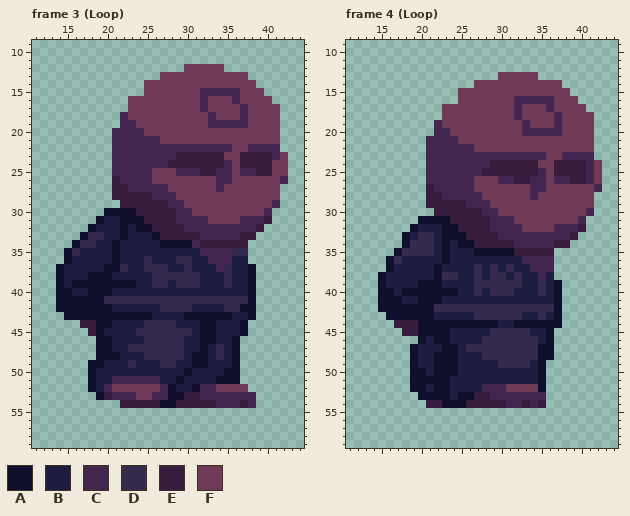
Pixel-art file, stored at platformer-jam/Sprites/char.aseprite. That is the earlier state.
64x64 pixels, 6 frames. Shown: frame 3 (Loop): x 11..44, y 9..59; frame 4 (Loop): x 11..44, y 9..59. The commit also changed other frames, which this record leaves out.
Visible layers, top first: "Layer 5", "Layer 3".
Palette (. is transparent): A #0f0f2c  B #1d1d42  C #43264f  D #352b4f  E #381c3e  F #6e3a55
Pixels before, frame 3 (Loop), first column x 14:
12 ................FFFFF........
13 .............FFFFFFFFFFF.....
14 ...........FFFFFFFFFFFFFF....
15 ...........FFFFFFFCCCCCFFF...
16 .........FFFFFFFFFCFFFCFFFF..
17 .........FFFFFFFFFCFFFFCFFFF.
18 ........CFFFFFFFFFFCFFFCFFFF.
19 ........CCFFFFFFFFFCCCCCFFFF.
20 .......CCCCFFFFFFFFFFFFFFFFF.
21 .......CCCCCCFFFFFFFFFFFFFFF.
22 .......CCCCCCCCCCCCCCCFFCCCC.
23 .......CCCCCCCCEEEEEEFFEEEECF
24 .......CCCCCCCEEEEEEECFEEEEFF
25 .......CCCCCFFFCCCEECCFCCEEFF
26 .......ECCCCFFFFFFFFCCFFFFFFC
27 .......EECCCCCFFFFFFCFFFFFFF.
28 .......EEEEECCCFFFFFFFFFFFFF.
29 ........EEEEEECCFFFFFFFFFFFC.
30 ......AAAAEEEEECCFFFFFFFFFC..
31 .....ABBAAAEEEECCCCFFFFCCCE..
32 ....ABBBABAAEEEECCCCCCCCCE...
33 ...ADDBBABBBAEEEEECCCCCEE....
34 ..ADDBBABBBBBAAAACEEEEEE.....
35 .ADBBBBABBBBBBBBBBCCCCDD.....
36 .ABBBBBABBBDBBBDDBBCCCBB.....
37 ABBBBBAADBBDDDBBDBBBCDBBA....
38 ABBBAAABBBBBDDDDDDBBBDBBA....
39 ABAAAAAAAABBDDBDDDBBBDBBA....
40 AABBAAABBBBBBBBBBBBBBBBBA....
41 AAAAAADDDDDDDDDDDDDDDDDDA....
42 AAAAAAABBBBBBDDDDBBBBDDAA....
43 .AAAAAAAAAAABBBBAAAAAABBA....
44 ...EEAABBBBDDDDBBBAABBBA.....
45 ....EABBBBDDDDDDDBAABBBA.....
46 .....AABBBBDDDDDBBAABBA......
47 .....AABBDDDDDDDBBABDBA......
48 .....AAABBBDDDDDBAABDBA......
49 ....AABBBDBBBDDBBAABBBA......
50 ....ABBBBBBBBBBBABBBBAA......
51 ....ABBCCCCCCBBABBBBAAA......
52 ....ABCFFFFFFCABBACCFFFF.....
53 .....AECCCFFCCAAEECCCCCCC....
54 ........EEEEEAAEEEEECCCEC....
Pixels before, frame 4 (Loop), first column x 15:
13 ...............FFFFF........
14 ............FFFFFFFFFFF.....
15 ..........FFFFFFFFFFFFFF....
16 ..........FFFFFFFCCCCCFFF...
17 ........FFFFFFFFFCFFFCFFFF..
18 ........FFFFFFFFFCFFFFCFFFF.
19 .......CFFFFFFFFFFCFFFCFFFF.
20 .......CCFFFFFFFFFCCCCCFFFF.
21 ......CCCCFFFFFFFFFFFFFFFFF.
22 ......CCCCCCFFFFFFFFFFFFFFF.
23 ......CCCCCCCCCCCCCCCFFCCCC.
24 ......CCCCCCCCEEEEEEFFEEEECF
25 ......CCCCCCCEEEEEEECFEEEECF
26 ......CCCCCCFFFCCEECCFCCEECF
27 ......ECCCCCFFFFFFFCCFFFFFFC
28 ......EECCCCCFFFFFFCFFFFFFF.
29 ......EEEEECCCFFFFFFFFFFFFF.
30 .......EEEEEECCFFFFFFFFFFFC.
31 .....AAAAEEEEECCCFFFFFFFFC..
32 ....ABBBAAEEEECCCCFFFFCCCE..
33 ...ABDDBAAAEEEECCCCCCCCCE...
34 ...ADDDBABAAEEEEECCCCCEE....
35 ..ADDDDBABBBAAAAAEEEEE......
36 .ADBBBBBABBBBBBBBBCCCC......
37 .ABBBBBABBBBDBDBDBBCCC......
38 ABBBBBBADDBBDBDDBDBBCB......
39 ABBBBAAABBBBDDDDDDBBDBA.....
40 AABAAAAAAABBDBDDDBBBDBA.....
41 AAABBAAABBBBBBBBBBBBBBA.....
42 AAAAAAADDDDDDDDDDDDDDDA.....
43 .AAAAAABBBBBDDDDDDBBDBA.....
44 ..EEEAAAAAAAAAABBAAAAAA.....
45 ...EEAAAABBBBBDDDDDBBA......
46 .....ABAABBBBDDDDDDDBA......
47 ....ABBBAABDDDDDDDDDAA......
48 ....ABBAAABBBDDDDDDDAA......
49 ....ABBAAABBBBBDDDDBA.......
50 ....AABAAABBBBBBBBBBA.......
51 ....AAAAABBBBBBBBBBBA.......
52 ....AABAABBBBCCCFFFFA.......
53 .....AAAABAAEECCCCCCC.......
54 ......EEAAAEEEEECCECE.......
After:
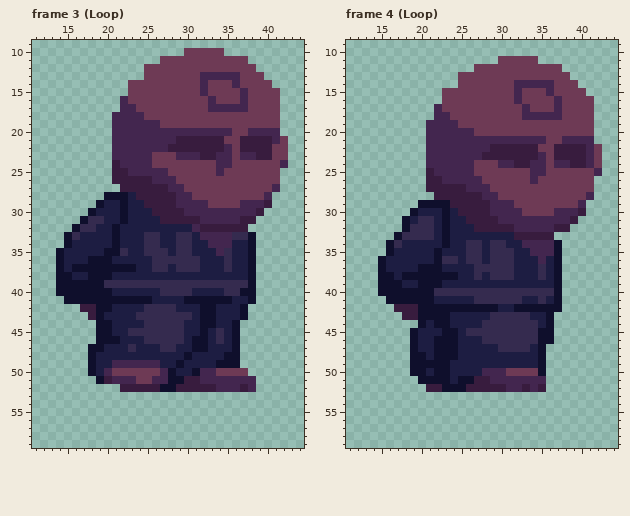
Changes in this commit:
Changed rows in their new state; - is an unchanged pixel.
Frame 3 (Loop), layers "Layer 5", "Layer 3":
first column x 14:
10 ----------------FFFFF--------
11 -------------FFFFFFFFFFF-----
12 -----------FFFFF-----FFFF----
13 -----------FF-----CCCCC-FF---
14 ---------FF-------C---C--FF--
15 ---------FF--------FFFFC--FF-
16 --------C---------FC--FC---F-
17 --------CC--------FCCCC------
18 -------C-CC--------F---F-----
19 -------C--CCC------FFFFF-----
20 -----------CCCCCCCCCCC--CCCC-
21 -------------CCEEEEEE--EEEECF
22 --------------EEEEEEE--EEEEFF
23 ------------FFFCCC--CC-CC--F-
24 -------E----FFFFFFFFC--FFFF-C
25 -------EE---CC-FFFFF-F-FFFF-.
26 --------EEEECCC-----FF------.
27 -------.-EEEEECC----F------C-
28 ------AAAB--EEECC---------C.-
29 -----ABBABB---E-CCC----CCCE.-
30 ----ABBB-BBB---E-CCCCCCCCE.--
31 ---ADD---BBBB--EEE-CCCCEE..--
32 --ADD--AB-BBBBBBB-EEEEEE..---
33 -ADBBB-AB--DDBBDDB----DDA----
34 -ABBB------DDBBDDBBCCCBBA----
35 ABB---A-D--DDD-DD-BB-DBBA----
36 AB--AAAB---BDDD--D-BBD--A----
37 --AAAA--AA-B---D-D--B--------
38 -A----------BBBBBB---B-------
39 -A----DDDDDD--D---DDD-DD-----
40 --AA---------DDDD----DDA-----
41 .-----AAAAAABBBBAAAAAABB-----
42 ...EE------DD--BB-AA-BB-.----
43 -...E-BBBBDDDDDDDB--BB-A.----
44 ---..----------D------A.-----
45 ----.-A--D------B--BD-A.-----
46 -------A---------A-BD--------
47 ----A-B---BBB--B-A--B--------
48 ----ABBB---BBBBBABB-BA-------
49 -----B-CCCCCCBBA-BB-AA-------
50 ------CFFFFFFCA-BACCFFFF-----
51 ----.AE---FF-CA-EECCCCCCC----
52 ----....EEEEEA-EEEEECCCEC----
53 -----....................----
54 --------.................----
Frame 4 (Loop), layers "Layer 5", "Layer 3":
first column x 15:
11 ---------------FFFFF--------
12 ------------FFFFFFFFFFF-----
13 ----------FFFFF-----FFFF----
14 ----------FF-----CCCCC-FF---
15 --------FF-------C---C--FF--
16 --------FF--------FFFFC--FF-
17 -------C---------FC--FC---F-
18 -------CC--------FCCCC------
19 ------C-CC--------F---F-----
20 ------C--CCC------FFFFF-----
21 ----------CCCCCCCCCCC--CCCC-
22 ------------CCEEEEEE--EEEECF
23 -------------EEEEEEE--EEEE-F
24 ------------FFFCC--CC-CC----
25 ------E-----FFFFFFFC--FFFFFC
26 ------EE----C--FFFF-F-FFFFF.
27 -------EEEE-CC-----FF------.
28 ------.-EEEEECC----F------C-
29 -----AAAA--EEECCC--------C.-
30 ----ABBBAB---E-CCC----CCCE.-
31 ---ABDDB-BB---E--CCCCCCCE.--
32 ---ADDD--BBB--EEE-CCCCEE..--
33 --ADD----BBBBBBBBEEEEE...---
34 -ADBBBB---BDDBDDBB----A.----
35 -ABBBBBAB--DDBDDDBBCCCA-----
36 ABB----ADD-DD-DDD-BB-BA-----
37 AB---AA------D-D---BDBA-----
38 -A-AAAA-AA------DB--D-A-----
39 -AA---------BBBBBB--B-------
40 --A----DDDDD-D---DDD-D------
41 .--AA--B----DDDDDD--D-------
42 ..EEE--AAAAAAAABBAAAAA------
43 -..EE--AA---BB----D-BA.-----
44 --...-B--BBBBDDDDDDDB-.-----
45 ---.ABBB-A-DDD-----DA-------
46 ----AB---A----------A-------
47 -------A---BBBB----B-.------
48 -----A-------BBBBBBB-.------
49 -----AA--B-----BBBB---------
50 ---------B---CCCFFFF--------
51 ----.-----AAEECCCCCCC-------
52 ----..EE-AAEEEEECCECE-------
53 -----................-------
54 ------...............-------
Pixel boxes of the changes (left, top, right, bottom) in both pictures:
changed: (56, 48, 288, 408)
changed: (378, 56, 602, 408)
